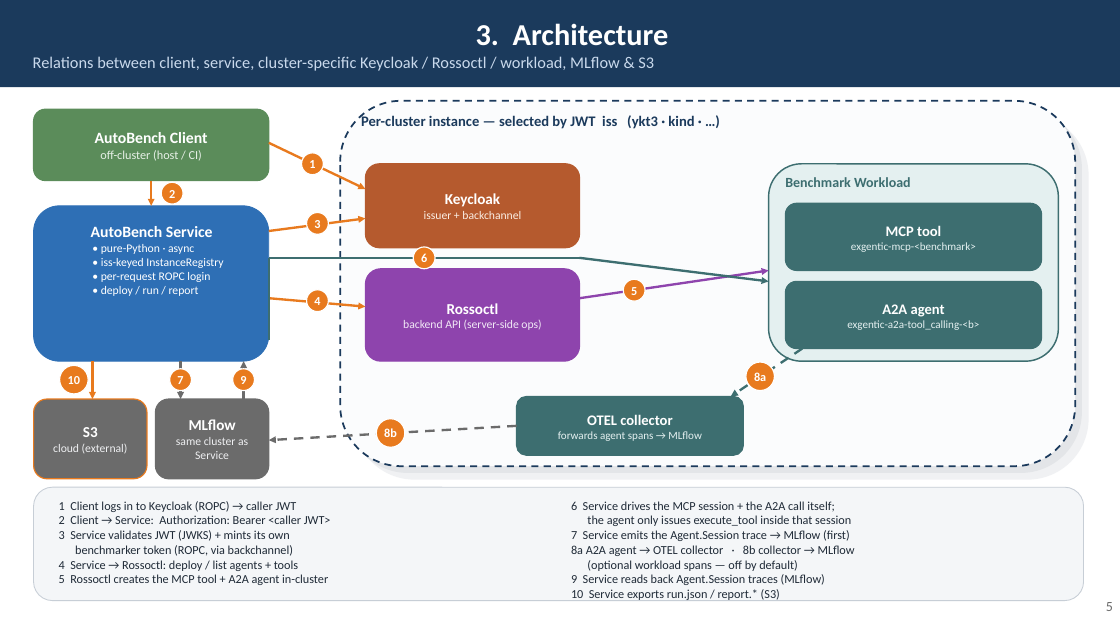
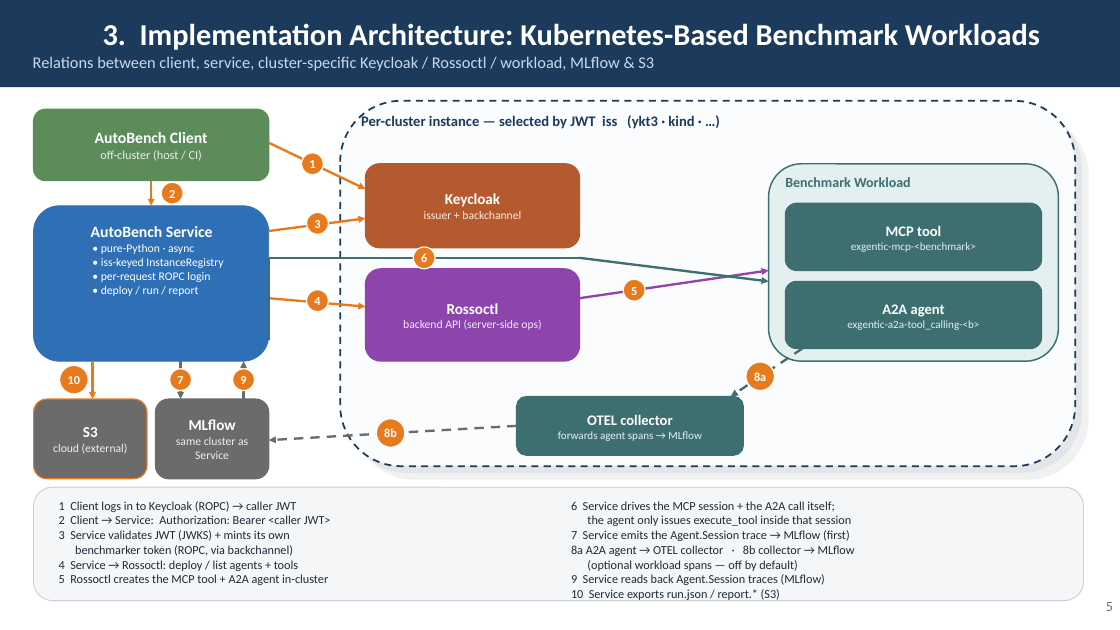
Before and after one commit to rossoctl/autobench, a slide deck: slide 5 of docs/AutoBench.pptx. Drawn at 1120x630 pixels with LibreOffice and Linux fonts; fonts in the diff are those of the drawing. Boxes give left, top, right and bottom in pixels: in the first picture for what was removed or moved away, otherwise in the second. Text is boxed around its words. In the diff, an @@ line names an element or a change of style, - is before the commit and + after.

```diff
--- a/docs/AutoBench.pptx
+++ b/docs/AutoBench.pptx
@@ text in rectangle at (103, 23, 1040, 50): text changed @@
-3. Architecture
+3. Implementation Architecture: Kubernetes-Based Benchmark Workloads
```
Also in this commit, not shown: 1 other slide changed, 2 other files.
